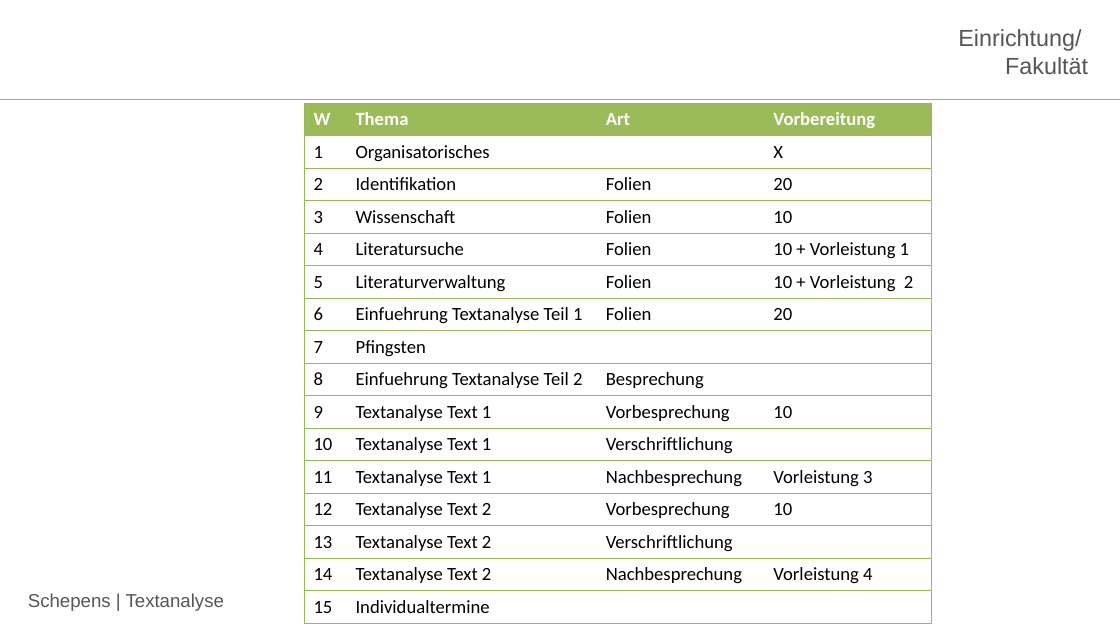
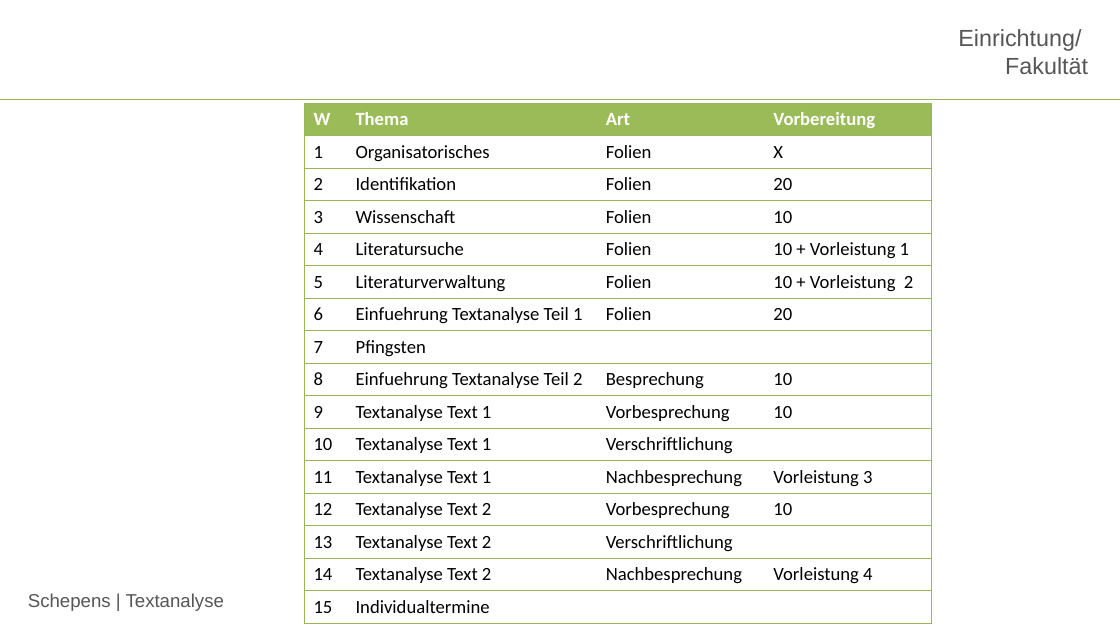
Before and after one commit to jobschepens/Textanalyse, a slide deck: slide 11 of folien/week1.pptx. Drawn at 1120x630 pixels with LibreOffice and Linux fonts; fonts in the diff are those of the drawing; background and template pictures are left out. Boxes give left, top, right and bottom in pixels: in the first picture for what was removed or moved away, otherwise in the second. Text is boxed around its words. In the diff, an @@ line names an element or a change of style, - is before the commit and + after.

Commit message:
folien

```diff
--- a/folien/week1.pptx
+++ b/folien/week1.pptx
@@ table at (305, 103, 933, 624) @@
-row 2, column 3: 
+row 2, column 3: Folien
-row 9, column 4: 
+row 9, column 4: 10
```
Also in this commit, not shown: 1 slide added.
